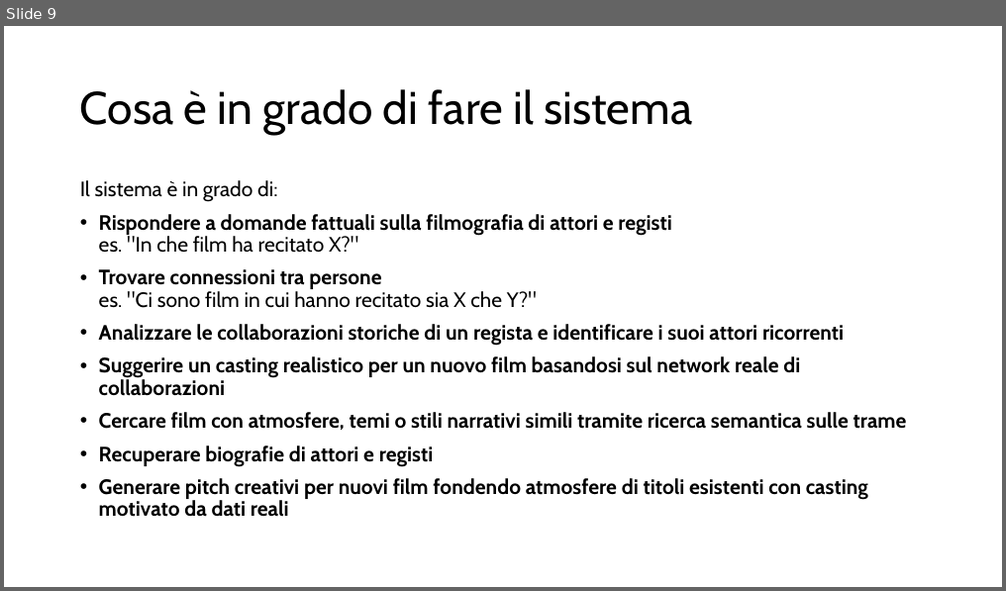
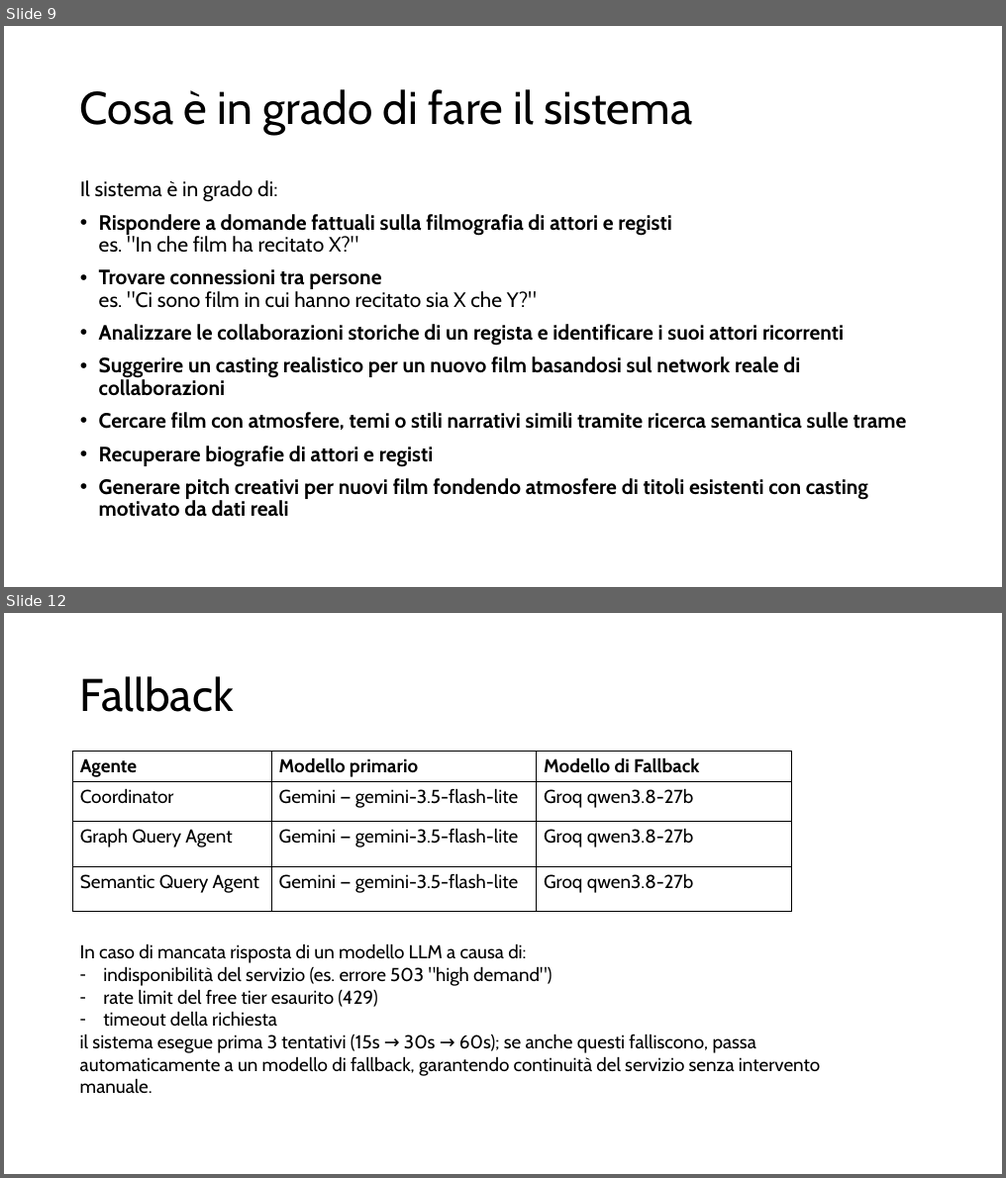
Before and after one commit to piermarone22/ProgettoAgenticAI-CinemaGraphRAG, a slide deck: Presentazione/Progetto_AgenticAI.pptx. Shown one above the other, each under a label of ours: slide 9 before the commit, slides 9 and 12 after it; the slides between them are not shown. The pictures are 1006x591 and 1006x1178 pixels, drawn with LibreOffice and Linux fonts; fonts in the diff are those of the drawing. Boxes give left, top, right and bottom in pixels: in the first picture for what was removed or moved away, otherwise in the second. Text is boxed around its words. In the diff, an @@ line names an element or a change of style, - is before the commit and + after.

```diff
--- a/Presentazione/Progetto_AgenticAI.pptx
+++ b/Presentazione/Progetto_AgenticAI.pptx
@@ slide 12 added at [4,613,1002,1174], background #FFFFFF @@
@@ title added at [80,676,234,712], 44 pt, text #000000 @@
+Fallback
@@ table added at [73,752,792,912], 4 rows, 3 columns @@
+Agente | Modello primario | Modello di Fallback
+Coordinator | Gemini — gemini-3.5-flash-lite | Groq qwen3.8-27b
+Graph Query Agent | Gemini — gemini-3.5-flash-lite | Groq qwen3.8-27b
+Semantic Query Agent | Gemini — gemini-3.5-flash-lite | Groq qwen3.8-27b
@@ text added at [80,944,820,1093], 18 pt, text #000000 @@
+In caso di mancata risposta di un modello LLM a causa di:
+– indisponibilità del servizio (es. errore 503 "high demand")
+– rate limit del free tier esaurito (429)
+– timeout della richiesta
+il sistema esegue prima 3 tentativi (15s → 30s → 60s); se anche questi falliscono, passa automaticamente a un modello di fallback, garantendo continuità del servizio senza intervento manuale.
```
Also in this commit, not shown: 3 slides changed, 5 other slides added, 3 slides removed, 10 other files.
